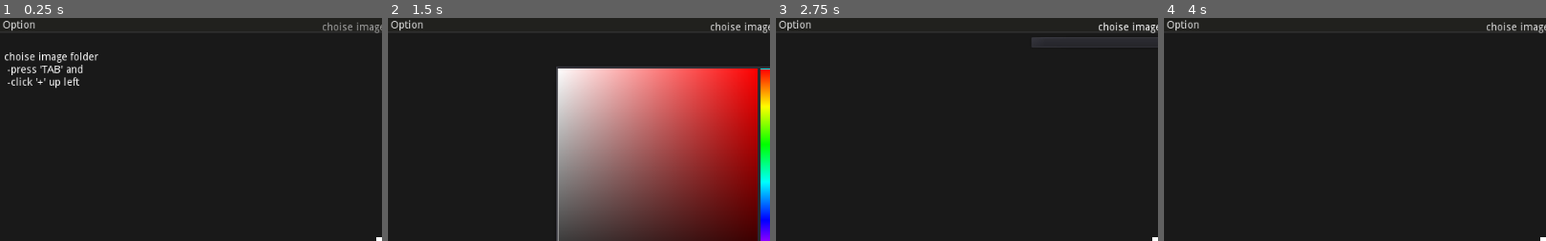
Above: before the commit, frames 1-4 (left to right).
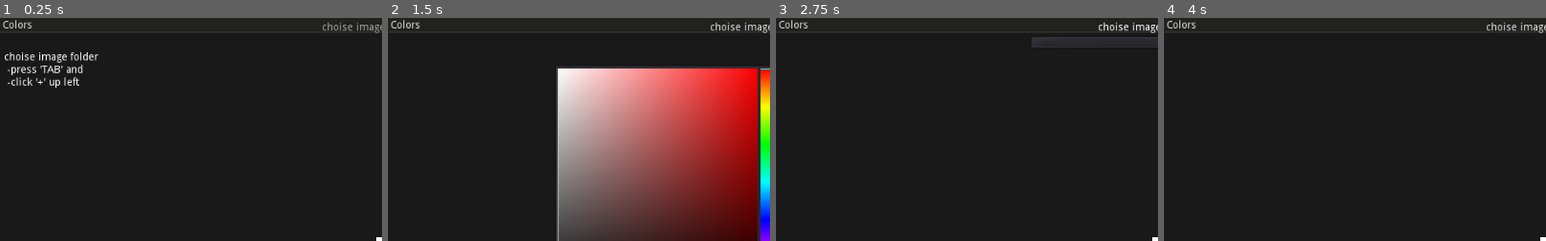
Above: after the commit, the same moments.

Repository: hpn33/manga-reader-by-godot-
Game: Godot game, scene res://scene/Main.tscn
Two runs of this game, one before a commit and one after it. Both use one fixed random seed, a clock stepped at 60 frames per second and the inputs below.
Inputs:
- Up to frame 1 (0.25 s): no input
- Up to frame 2 (1.5 s): click "Option" (after the commit: "Colors") at 0.5 s; click "undo" at 1.25 s
- Up to frame 3 (2.75 s): click "choise image path" at 2 s
- Up to frame 4 (4 s): click "O" at 2.75 s; click "_" at 3.5 s
The pictures show only the part of the screen within x 0-50%, y 0-50%; the shares and areas given below are measured in that part.

The runs differ from the first frame. In frame 1, 0.2% of the frame differs, in the area x 2-10%, y 0-6%; in frame 2, 0.2%; in frame 3, 0.2%; in frame 4, 0.2%.
Error in both runs: Trying to assign value of type 'MenuButton' to a variable of type 'Label'. (res://scene/ui/TitleBar/TitleBar.gd:3)

Commit message:
improve ui

Diff:
--- a/object/ColorPicker/Action/ActionHolder/ActionHolder.gd
+++ b/object/ColorPicker/Action/ActionHolder/ActionHolder.gd
@@ -1,4 +1,8 @@
-extends Label
+extends VBoxContainer
+class_name ActionHolder
+
+
+onready var label = $MarginContainer2/Label
 
 
 var color_panel
@@ -20,7 +24,7 @@
 	elif type == 'delete':
 		color_panel.create_color(old_color, false)
 
-	elif type == 'rewrite':
+	elif type == 'update':
 		color_panel.update_color(old_color, false)
 
 
@@ -39,22 +43,30 @@
 func active(_color_panel, _old_color, _new_color):
 	action('active', _color_panel, _old_color, _new_color)
 
-	text = "%s->%s\n%s->%s" % [old_color[0], new_color[0], old_color[1], new_color[1]]
+#	text = "%s->%s\n%s->%s" % [old_color[0], new_color[0], old_color[1], new_color[1]]
+#	label.text = "active %s" % [new_color[0]]
+	label.text = "act: %s" % [new_color[0]]
 
 
 func create(_color_panel, _new_color):
 	action('create', _color_panel, [], _new_color)
 
-	text = "create\n%s = %s" % [new_color[0], new_color[1]]
+#	text = "create\n%s = %s" % [new_color[0], new_color[1]]
+#	label.text = "create %s" % [new_color[0]]
+	label.text = "crt: %s" % [new_color[0]]
 
 
 func delete(_color_panel, _old_color):
 	action('delete', _color_panel, _old_color)
 
-	text = "delete\n%s = %s" % [old_color[0], old_color[1]]
+#	text = "delete\n%s = %s" % [old_color[0], old_color[1]]
+#	label.text = "delete %s" % [old_color[0]]
+	label.text = "del: %s" % [old_color[0]]
 
 
 func rewrite(_color_panel, _old_color, _new_color):
-	action('rewrite', _color_panel, _old_color, _new_color)
+	action('update', _color_panel, _old_color, _new_color)
 
-	text = "rewrite %s\n%s -> %s" % [old_color[0], old_color[0], new_color[1]]
+#	text = "rewrite %s\n%s -> %s" % [old_color[0], old_color[0], new_color[1]]
+#	label.text = "update %s" % [old_color[0]]
+	label.text = "upd: %s" % [old_color[0]]
--- a/object/ColorPicker/Action/ActionHolder/ActionHolder.tscn
+++ b/object/ColorPicker/Action/ActionHolder/ActionHolder.tscn
@@ -2,14 +2,53 @@
 
 [ext_resource path="res://object/ColorPicker/Action/ActionHolder/ActionHolder.gd" type="Script" id=1]
 
-[node name="ActionHolder" type="Label"]
-margin_right = 123.0
-margin_bottom = 14.0
+[node name="ActionHolder" type="VBoxContainer"]
+margin_right = 170.0
+margin_bottom = 24.0
+rect_min_size = Vector2( 0, 25 )
 size_flags_horizontal = 3
-text = "active 'color1'"
-align = 1
-valign = 1
+size_flags_vertical = 4
 script = ExtResource( 1 )
 __meta__ = {
 "_edit_use_anchors_": false
 }
+
+[node name="MarginContainer2" type="MarginContainer" parent="."]
+margin_right = 170.0
+margin_bottom = 20.0
+size_flags_horizontal = 3
+size_flags_vertical = 3
+size_flags_stretch_ratio = 99.0
+custom_constants/margin_right = 5
+custom_constants/margin_top = 1
+custom_constants/margin_left = 10
+custom_constants/margin_bottom = 1
+
+[node name="Label" type="Label" parent="MarginContainer2"]
+margin_left = 10.0
+margin_top = 1.0
+margin_right = 165.0
+margin_bottom = 19.0
+size_flags_horizontal = 3
+size_flags_vertical = 3
+size_flags_stretch_ratio = 99.0
+text = "active: 'color1'"
+valign = 2
+__meta__ = {
+"_edit_use_anchors_": false
+}
+
+[node name="MarginContainer" type="MarginContainer" parent="."]
+margin_top = 24.0
+margin_right = 170.0
+margin_bottom = 25.0
+size_flags_horizontal = 3
+size_flags_vertical = 3
+custom_constants/margin_right = 10
+custom_constants/margin_left = 10
+
+[node name="ColorRect" type="ColorRect" parent="MarginContainer"]
+margin_left = 10.0
+margin_right = 160.0
+margin_bottom = 1.0
+color = Color( 0.501961, 0.501961, 0.501961, 0.254902 )
--- a/object/ColorPicker/Action/List.gd
+++ b/object/ColorPicker/Action/List.gd
@@ -15,8 +15,8 @@
 		remove_child(get_child(0))
 
 
-func add():
-	var new :Label= action_holder.instance()
+func add() -> ActionHolder:
+	var new :ActionHolder= action_holder.instance()
 
 	add_child(new)
 
--- a/object/ColorPicker/ColorPicker.tscn
+++ b/object/ColorPicker/ColorPicker.tscn
@@ -111,18 +111,20 @@
 margin_bottom = 462.0
 size_flags_horizontal = 3
 size_flags_vertical = 3
-custom_constants/separation = 10
+custom_constants/separation = 12
 script = ExtResource( 6 )
 __meta__ = {
 "_edit_use_anchors_": false
 }
 
 [node name="Label" parent="HBoxContainer/Actions/List" instance=ExtResource( 4 )]
+margin_top = -1.0
+margin_right = 123.0
 
 [node name="Label2" type="Label" parent="HBoxContainer/Actions/List"]
-margin_top = 24.0
+margin_top = 35.0
 margin_right = 123.0
-margin_bottom = 55.0
+margin_bottom = 66.0
 size_flags_horizontal = 3
 text = "change 'color1':
 '00a' -> 'bbc'"
@@ -130,9 +132,9 @@
 valign = 1
 
 [node name="Label3" type="Label" parent="HBoxContainer/Actions/List"]
-margin_top = 65.0
+margin_top = 76.0
 margin_right = 123.0
-margin_bottom = 96.0
+margin_bottom = 107.0
 size_flags_horizontal = 3
 text = "new color
 'color3':'00a'"
@@ -140,9 +142,9 @@
 valign = 1
 
 [node name="Label4" type="Label" parent="HBoxContainer/Actions/List"]
-margin_top = 106.0
+margin_top = 117.0
 margin_right = 123.0
-margin_bottom = 137.0
+margin_bottom = 148.0
 size_flags_horizontal = 3
 text = "delete color
 'color3':'00a'"
--- a/project.godot
+++ b/project.godot
@@ -9,6 +9,11 @@
 config_version=4
 
 _global_script_classes=[ {
+"base": "VBoxContainer",
+"class": "ActionHolder",
+"language": "GDScript",
+"path": "res://object/ColorPicker/Action/ActionHolder/ActionHolder.gd"
+}, {
 "base": "VBoxContainer",
 "class": "ActionList",
 "language": "GDScript",
@@ -55,6 +60,7 @@
 "path": "res://addons/hp.fsm/state_machine.gd"
 } ]
 _global_script_class_icons={
+"ActionHolder": "",
 "ActionList": "",
 "Box2D": "",
 "ColorList": "",
--- a/scene/Main.tscn
+++ b/scene/Main.tscn
@@ -150,9 +150,9 @@
 size_flags_horizontal = 3
 
 [node name="Options" type="Button" parent="UI/TitleBar/ColorRect/HBoxContainer/left"]
-margin_right = 56.0
-margin_bottom = 20.0
-text = "Option"
+margin_right = 52.0
+margin_bottom = 20.0
+text = "Colors"
 flat = true
 
 [node name="center" type="HBoxContainer" parent="UI/TitleBar/ColorRect/HBoxContainer"]
